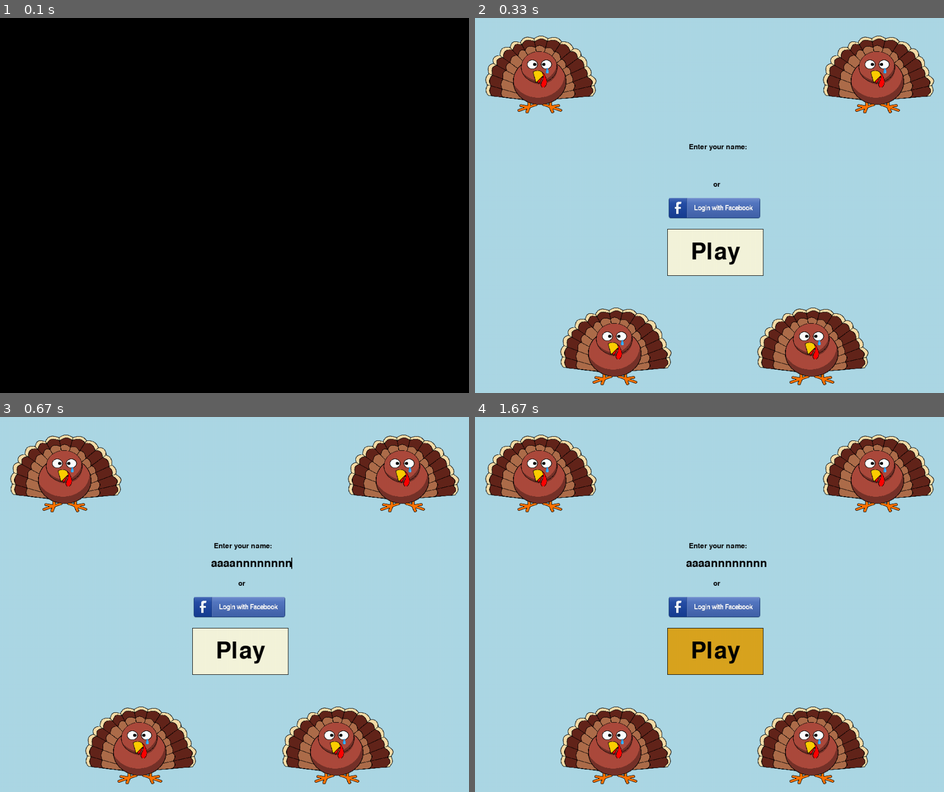
Above: before the commit, frames 1-4 (two rows, left to right).
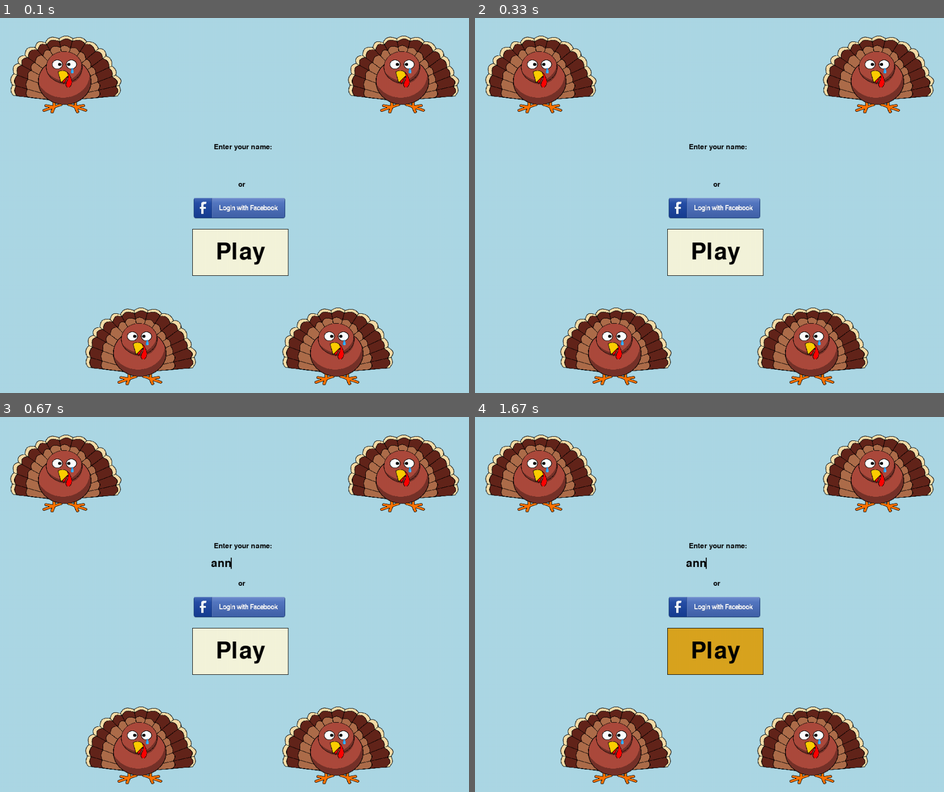
Above: after the commit, the same moments.

Repository: Utsal20/Turkills-Hackathon
Game: pygame game, started from Scores.py
The game is run twice, just before and just after one commit, with the same random seed, the same clock (stepped at 60 frames per second) and the same inputs.
Inputs:
- Up to frame 1 (0.1 s): no input
- Up to frame 2 (0.33 s): no input
- Up to frame 3 (0.67 s): type "ann" at 0.33 s
- Up to frame 4 (1.67 s): tap Enter at 0.67 s; click "Play" at 0.93 s; hold Right from 1.22 s (still down)

The runs differ from the first frame. In frame 1, 99% of the frame differs, in the area x 0-100%, y 0-100%; in frame 2, nothing differs; in frame 3, 0.2%; in frame 4, 0.2%.

Commit message:
input bug fixed

Diff:
--- a/Turckeys.py
+++ b/Turckeys.py
@@ -1,6 +1,7 @@
 import pygame
 import pygame_textinput
 import os
+import time
 
 _image_library = {}
 
@@ -67,25 +68,25 @@
     for event in events:
         if event.type == pygame.QUIT:
             done = True
+        name = textinput.get_text()
 
-        screen.fill((173, 216, 230))
-        #turkeys
-        turkey = pygame.transform.scale(get_image('turkey.png'), (240, 200))
-        screen.blit(turkey, (20, 20))
-        screen.blit(turkey, (180, 600))
-        screen.blit(turkey, (600, 600))
-        screen.blit(turkey, (740, 20))
+    screen.fill((173, 216, 230))
+    #turkeys
+    turkey = pygame.transform.scale(get_image('turkey.png'), (240, 200))
+    screen.blit(turkey, (20, 20))
+    screen.blit(turkey, (180, 600))
+    screen.blit(turkey, (600, 600))
+    screen.blit(turkey, (740, 20))
 
-        #buttons
-        button("Play", 410,450,205,100,white,gold,50)
-        fb(400,360,220,90)
+    #buttons
+    button("Play", 410,450,205,100,white,gold,50)
+    fb(400,360,220,90)
 
-        # name
-        text("Enter your name: ", 400, 250, 240, 50, 15)
-        text("or", 490, 330, 50, 50, 15)
-        textinput.update(events)
-        screen.blit(textinput.get_surface(), (450, 300))
-        if textinput.update(events):
-            name = textinput.get_text()
+    # name
+    text("Enter your name: ", 400, 250, 240, 50, 15)
+    text("or", 490, 330, 50, 50, 15)
+    textinput.update(events)
+    screen.blit(textinput.get_surface(), (450, 300))
+
     pygame.display.flip()
-    clock.tick(60)
+    #clock.tick(60)
